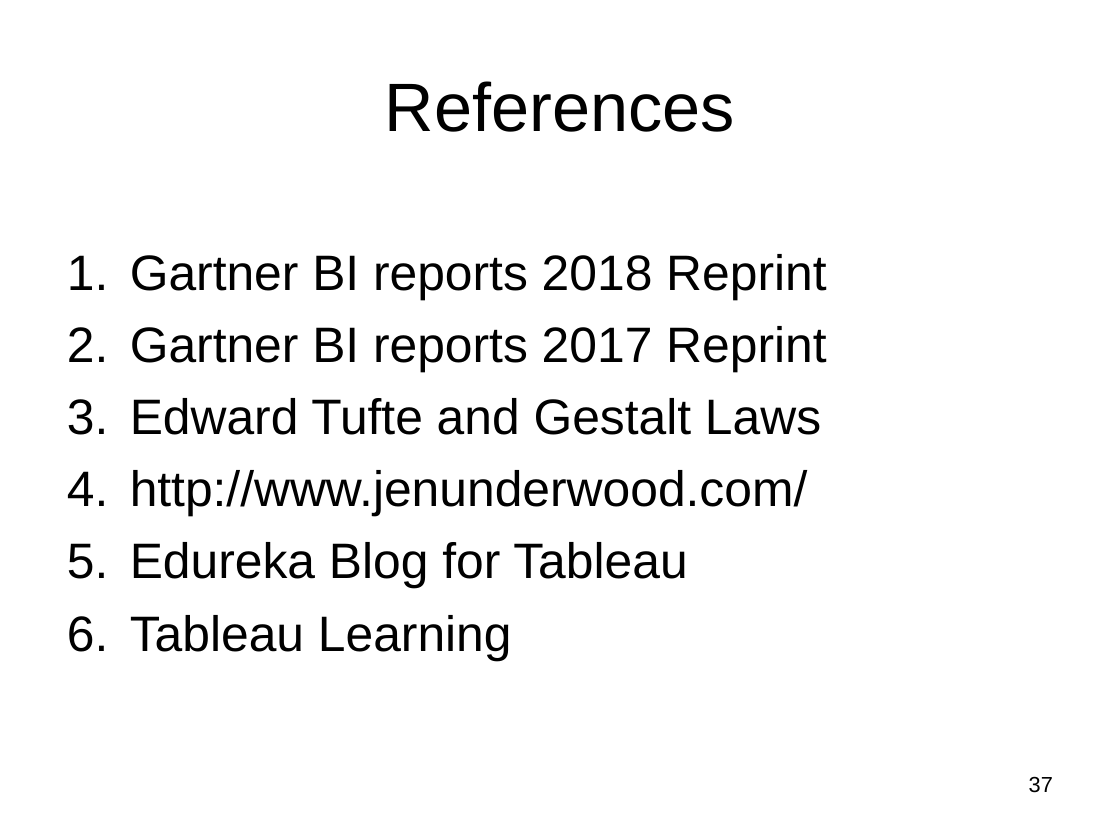
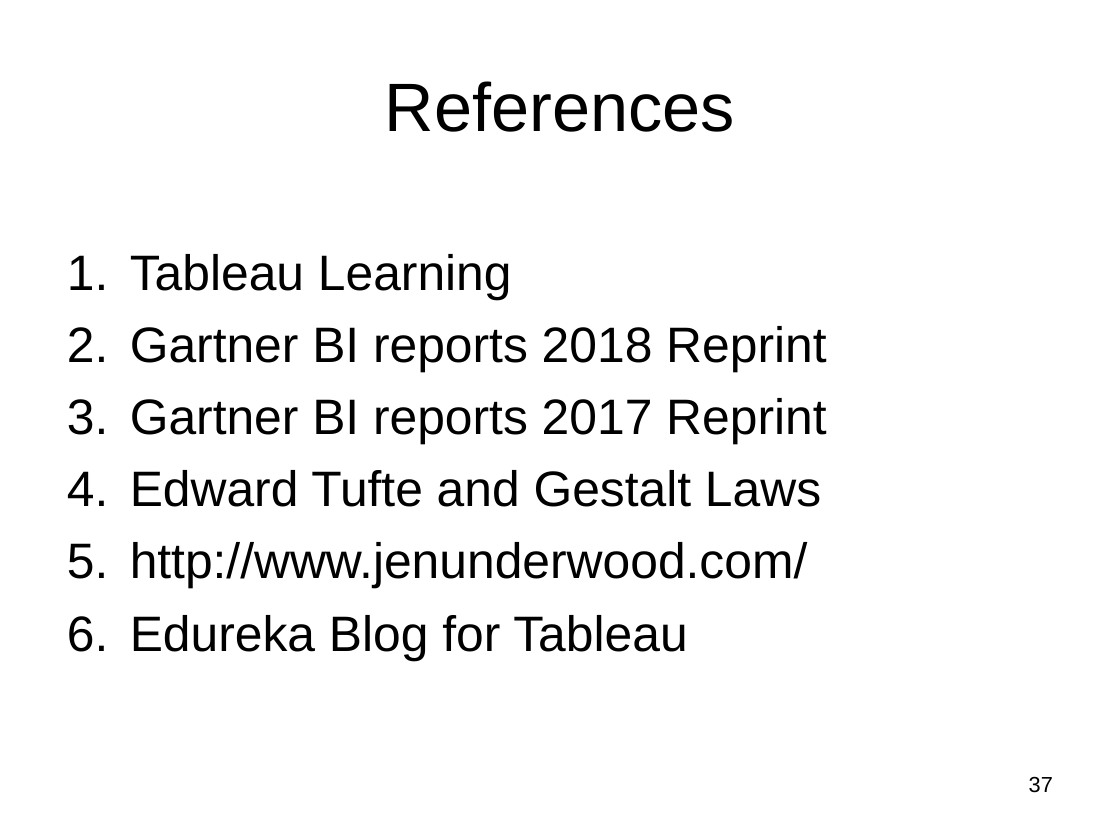
Before and after one commit to raghu-icecraft/tech-talks, a slide deck: slide 37 of Tableau/Mar_18/Tableau_Workshop_PSGTECH_DOMCA.ppt. Drawn at 1120x840 pixels with LibreOffice and Linux fonts; fonts in the diff are those of the drawing; background and template pictures are left out. Boxes give left, top, right and bottom in pixels: in the first picture for what was removed or moved away, otherwise in the second. Text is boxed around its words. In the diff, an @@ line names an element or a change of style, - is before the commit and + after.

```diff
--- a/Tableau/Mar_18/Tableau_Workshop_PSGTECH_DOMCA.ppt
+++ b/Tableau/Mar_18/Tableau_Workshop_PSGTECH_DOMCA.ppt
@@ text at box(130, 254, 512, 300): paragraph added @@
+1. Tableau Learning
@@ text at box(130, 615, 512, 661): paragraph removed @@
-6. Tableau Learning
```
Also in this commit, not shown: 4 other files.
